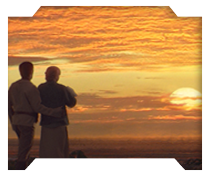
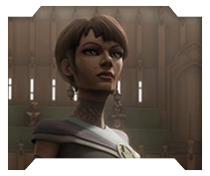
Revision of a layered (210, 176) image; what changed, layer by layer:
painted on "Calque 2" over [7, 5, 203, 170]